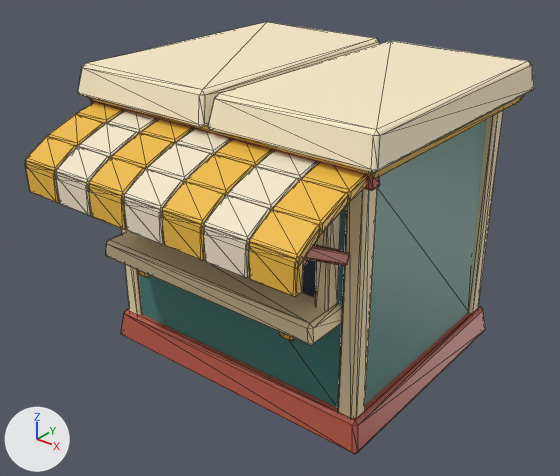
One commit to the glTF model assets/models/park/kiosk.glb: the scene before it, then after it.
Before and after are seen from a 50 mm lens placed at (3.5, -4.72, 3.79), pointed at (0.02, -0.36, 1.09). Arrows for +X, +Y and +Z are at lower left; the lights stay in place. The picture after the commit comes second. Mesh edges are drawn as thin lines. Vertices at exactly the same position are counted once.

Names of what the first picture shows: 'kiosk'.
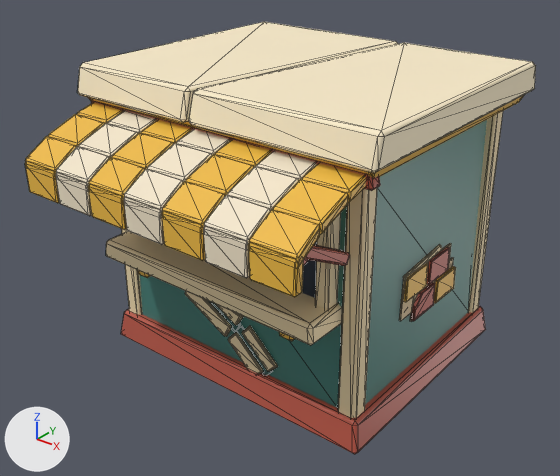
The change, as a list of edits to the scene's bpy script:
```text
Add mat_teal_dark:
    mat_teal_dark = principled_material('teal_dark')
    mat_teal_dark.base_color = (0.0307, 0.109, 0.0999)  # dark cyan #315d59
    mat_teal_dark.roughness = 0.54
Add mat_grout:
    mat_grout = principled_material('grout')
    mat_grout.base_color = (0.687, 0.527, 0.309)  # beige #d8c097
    mat_grout.roughness = 0.54
Change me_kiosk:
    used by ob_kiosk; location = (0.0, 0.0, 0.0)
    remove me_kiosk.from_pydata(...)  # 1056 vertices, 2068 faces; spans x -1.34..1.34, y -1.75..1.15, z 0.0..2.42
    add me_kiosk.from_pydata(...)  # 1294 vertices, 2492 faces; spans x -1.35..1.35, y -1.75..1.15, z 0.0..2.42
    me_kiosk part 1
    6 vertices in x -1.32..-1.29, y -1.11..1.11, z 2.39..2.42 move by (-0.03, 0.0, 0.0)
    6 vertices in x 1.29..1.32, y -1.11..1.11, z 2.39..2.42 move by (0.03, 0.0, 0.0)
    3 vertices in x -0.04..0.04, y 1.12..1.15, z 2.21 move by (0.18, 0.0, 0.0)
    3 vertices in x -0.04..0.04, y -1.15..-1.12, z 2.21 move by (-0.18, 0.0, 0.0)
    3 vertices in x -0.07..-0.04, y -1.11..-1.07, z 2.39..2.42 move by (-0.14, 0.0, 0.0)
    3 vertices in x 0.04..0.07, y 1.07..1.11, z 2.39..2.42 move by (0.14, 0.0, 0.0)
    12 vertices move from x -0.07..0.07, y -1.13..1.13, z 2.18..2.42 to x -0.21..0.21, y -1.13..1.13, z 2.18..2.42
    232 vertices are added at x -0.46..1.2, y -0.99..0.39, z 0.19..1.2
    6 new vertices lie (0.07, 0.0, 0.08) away from vertices in x 0.06..0.41, y -0.98..-0.96, z 0.24..0.53
    100 new faces join them, mat_brick (red #bb5948)
    188 new faces join them, mat_cream (beige #f4dfb3)
    88 new faces join them, mat_gold (orange #f0bc44)
    24 new faces join them, mat_teal_dark (dark cyan #315d59)
    24 new faces join them, mat_grout (beige #d8c097)
    add me_kiosk.materials.append(mat_teal_dark)  # dark cyan #315d59
    add me_kiosk.materials.append(mat_grout)  # beige #d8c097
```

Where the change shows, as pixel boxes [x1, y1, x2, y2] in the pictures (560 x 476 px):
'kiosk', reshaped
    before: [25, 22, 534, 454]
    after: [25, 22, 536, 454]
part 1 of me_kiosk, built on
    before: [78, 22, 534, 174]
    after: [77, 22, 536, 375]
